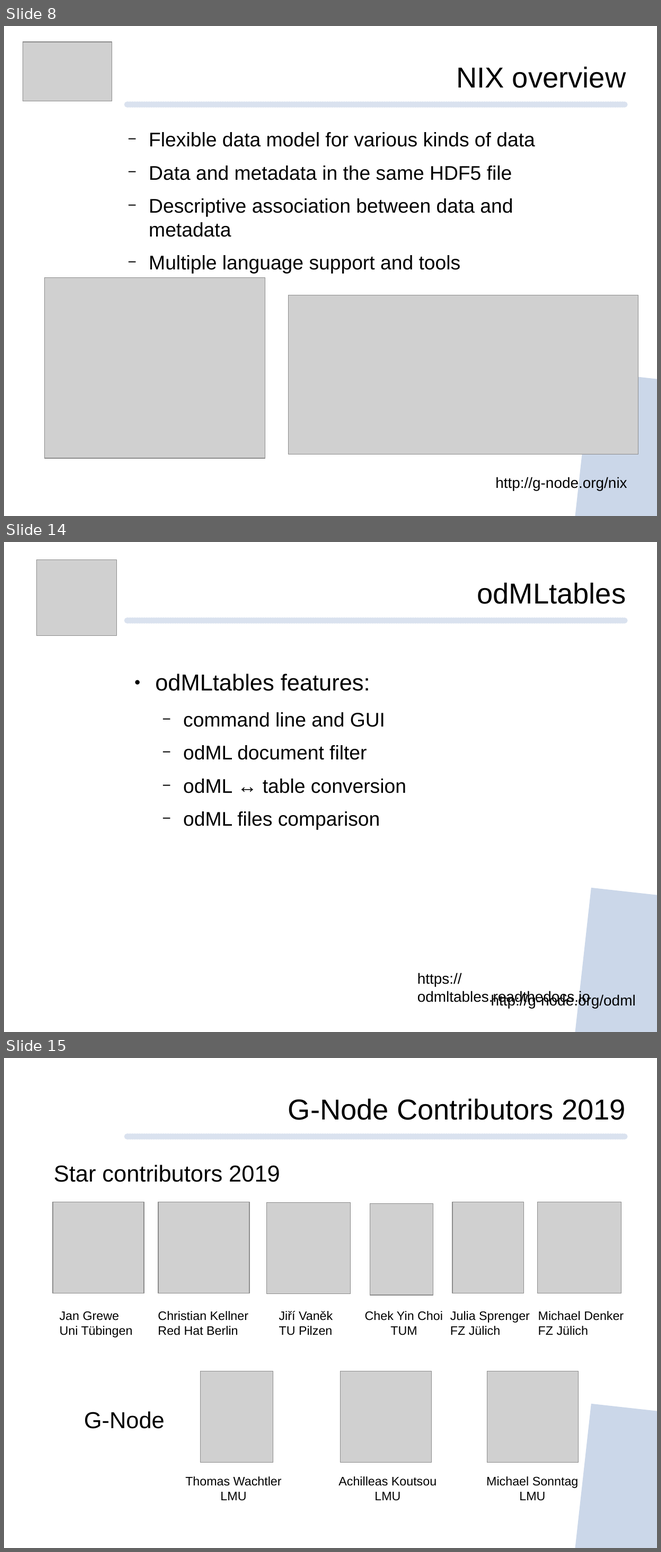
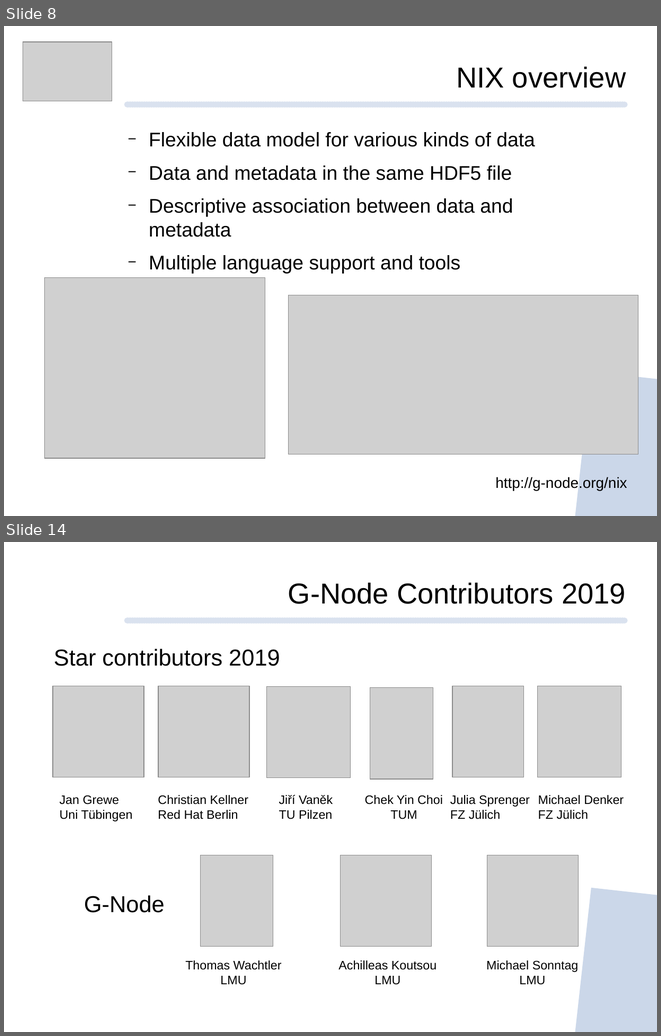
Before and after one commit to mpsonntag/prespost, a slide deck: 202009_BCCN_online/202009_BCCN_Online_conference.odp. Shown one above the other, each under a label of ours: slides 8, 14 and 15 before the commit, slides 8 and 14 after it; the slides between them are not shown. The pictures are 661x1552 and 661x1036 pixels, drawn with LibreOffice and Linux fonts; fonts in the diff are those of the drawing; grey boxes stand for pictures; background and template pictures are left out. Boxes give left, top, right and bottom in pixels: in the first picture for what was removed or moved away, otherwise in the second. Text is boxed around its words. In the diff, an @@ line names an element or a change of style, - is before the commit and + after.

Commit message:
[202009 BCCN] Update odml slides

```diff
--- a/202009_BCCN_online/202009_BCCN_Online_conference.odp
+++ b/202009_BCCN_online/202009_BCCN_Online_conference.odp
@@ slide 14 removed at bbox=[4, 542, 657, 1032], background #FFFFFF; not listed: 2 template elements that a slide beside it also shows @@
@@ picture removed at bbox=[36, 560, 116, 636] @@
@@ text removed at bbox=[477, 582, 626, 604] @@
-odMLtables
@@ text removed at bbox=[155, 673, 406, 830] @@
-● odMLtables features:
-  − command line and GUI
-  − odML document filter
-  − odML ↔ table conversion
-  − odML files comparison
@@ text removed at bbox=[417, 972, 590, 1004] @@
-https://odmltables.readthedocs.io
@@ text removed at bbox=[491, 994, 636, 1008] @@
-http://g-node.org/odml
@@ what was slide 15 is now slide 14 @@
```
Also in this commit, not shown: 4 slides changed, 1 slide added, 1 other slide removed.
